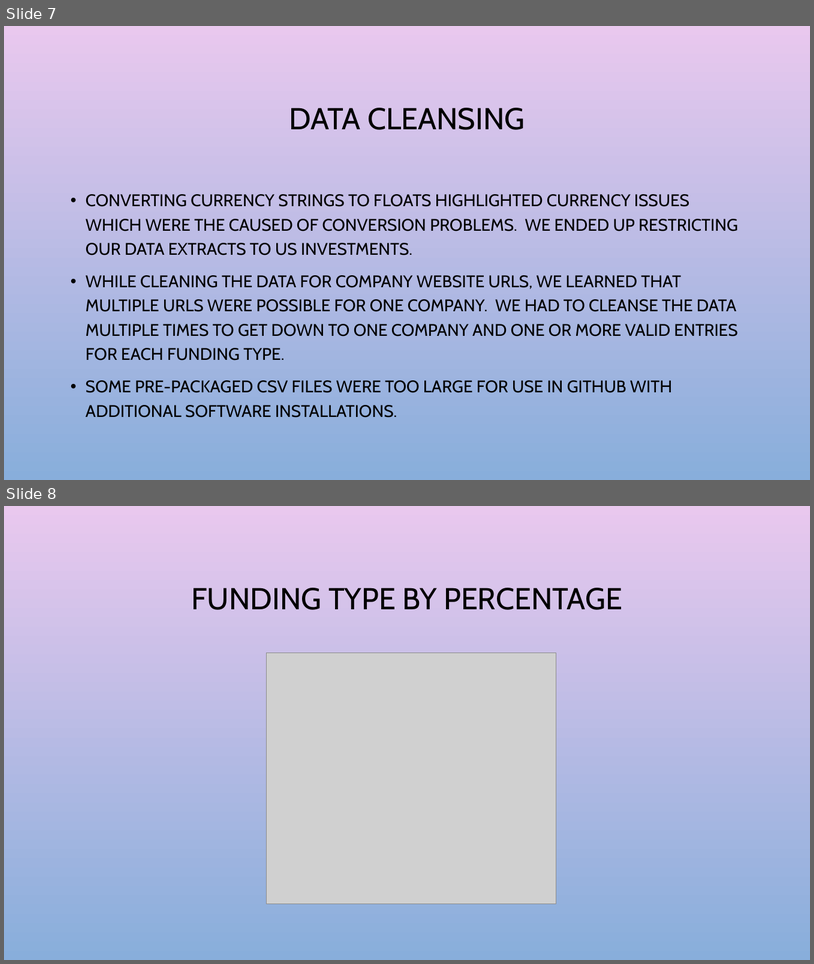
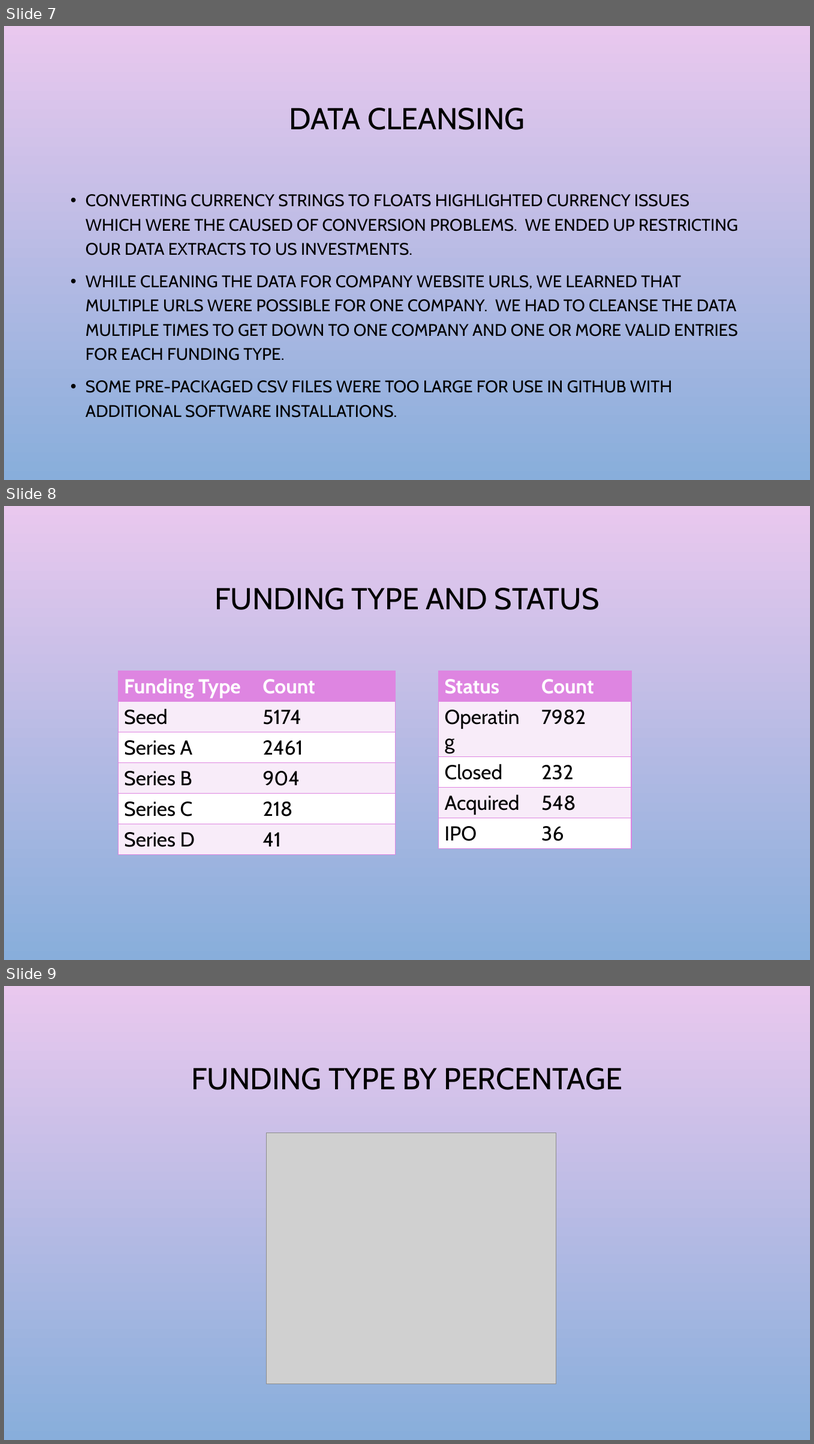
Before and after one commit to chrisg4github/Project-1-Crunch-Team, a slide deck: PowerPoint/Data visualization & Analytics_chrisg.pptx. Shown one above the other, each under a label of ours: slides 7 and 8 before the commit, slides 7, 8 and 9 after it. The pictures are 814x964 and 814x1444 pixels, drawn with LibreOffice and Linux fonts; fonts in the diff are those of the drawing; grey boxes stand for pictures; background and template pictures are left out. Boxes give left, top, right and bottom in pixels: in the first picture for what was removed or moved away, otherwise in the second. Text is boxed around its words. In the diff, an @@ line names an element or a change of style, - is before the commit and + after.

```diff
--- a/PowerPoint/Data visualization & Analytics_chrisg.pptx
+++ b/PowerPoint/Data visualization & Analytics_chrisg.pptx
@@ slide 8 added at (4,506,810,960), background picture (left out) @@
@@ title added at (215,588,600,610), 36 pt, text #000000 @@
+FUNDING TYPE AND STATUS
@@ table added at (119,671,395,853), 6 rows, 2 columns @@
+Funding Type | Count
+Seed | 5174
+Series A | 2461
+Series B | 904
+Series C | 218
+Series D | 41
@@ table added at (439,671,632,843), 5 rows, 2 columns @@
+Status | Count
+Operating | 7982
+Closed | 232
+Acquired | 548
+IPO | 36
@@ what was slide 8 is now slide 9 @@
```
Also in this commit, not shown: 5 other files.
